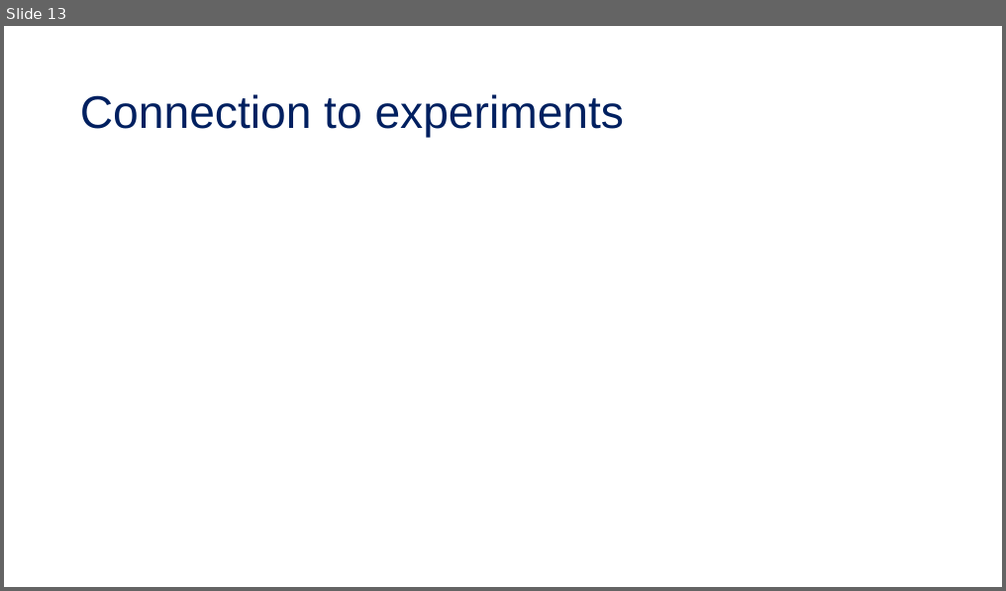
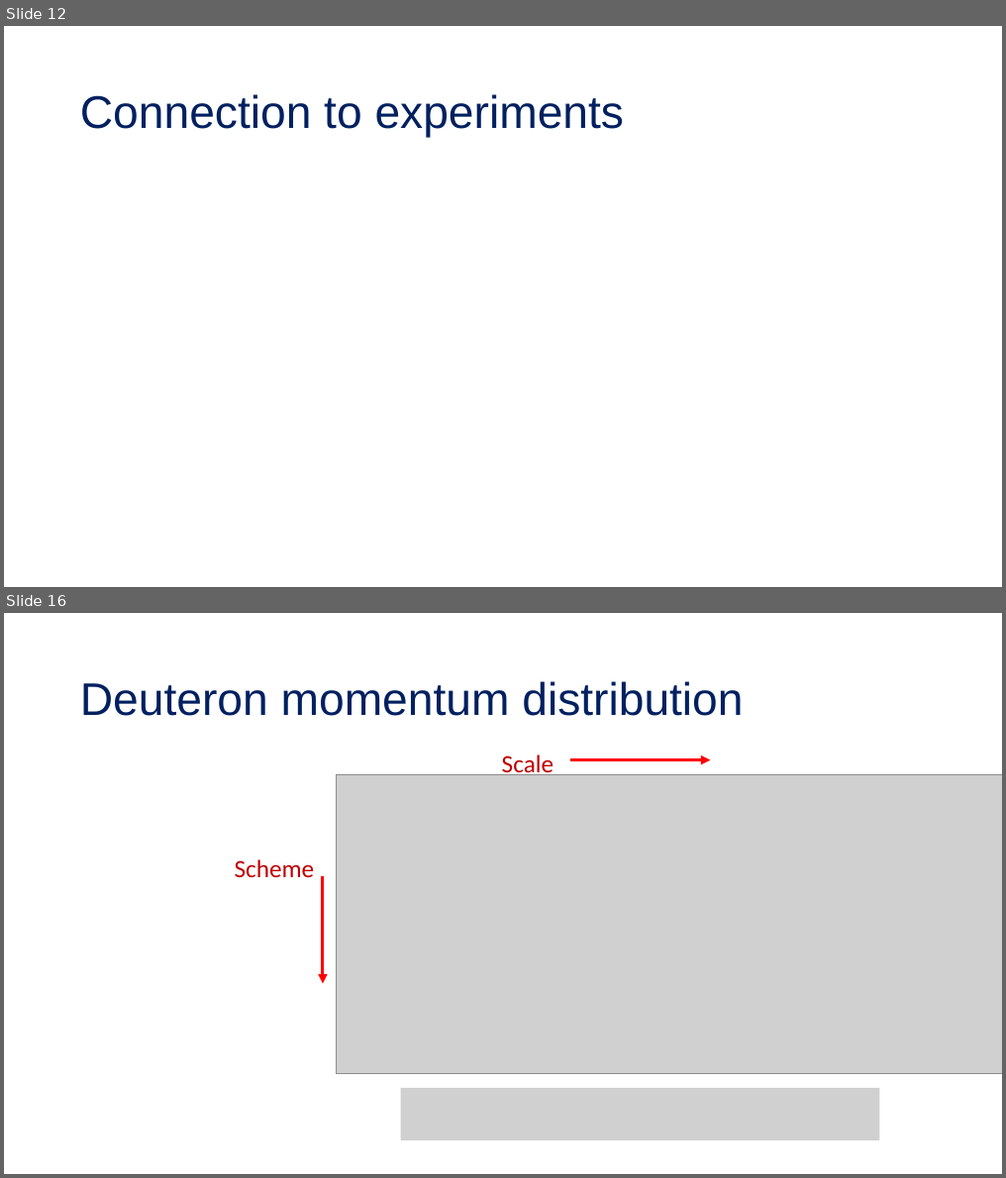
Before and after one commit to tropiano4/tropiano-srg, a slide deck: Presentations/DNP_October2020/tropiano_dnp_october2020.pptx. Shown one above the other, each under a label of ours: slide 13 before the commit, slides 12 and 16 after it; the slides between them are not shown. The pictures are 1006x591 and 1006x1178 pixels, drawn with LibreOffice and Linux fonts; fonts in the diff are those of the drawing; grey boxes stand for pictures. Boxes give left, top, right and bottom in pixels: in the first picture for what was removed or moved away, otherwise in the second. Text is boxed around its words. In the diff, an @@ line names an element or a change of style, - is before the commit and + after.

```diff
--- a/Presentations/DNP_October2020/tropiano_dnp_october2020.pptx
+++ b/Presentations/DNP_October2020/tropiano_dnp_october2020.pptx
@@ slide 16 added at [4, 613, 1002, 1174], background #FFFFFF @@
@@ title added at [80, 681, 743, 716], 44 pt, text #002060 @@
+Deuteron momentum distribution
@@ text added at [502, 755, 553, 778], 24 pt, text #C00000 @@
+Scale
@@ arrow added from (570, 761) to (711, 761), #FF0000 3 pt @@
@@ picture added at [337, 774, 1002, 1074] @@
@@ text added at [235, 860, 315, 877], 24 pt, text #C00000 @@
+Scheme
@@ arrow added from (323, 875) to (323, 983), #FF0000 3 pt @@
@@ picture added at [401, 1088, 880, 1141] @@
@@ what was slide 13 is now slide 12 @@
```
Also in this commit, not shown: 7 slides changed, 11 other slides added, 15 slides removed.
